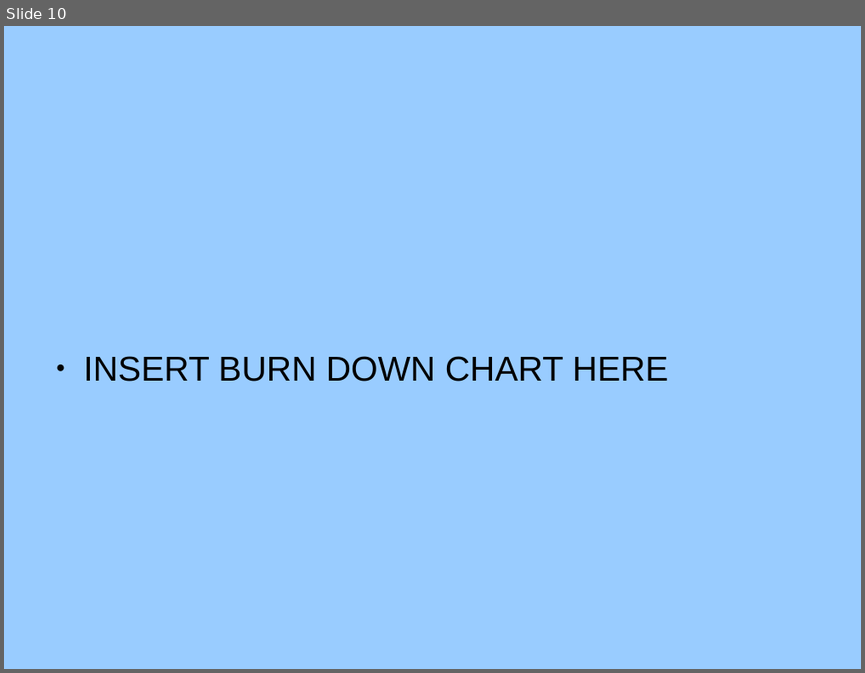
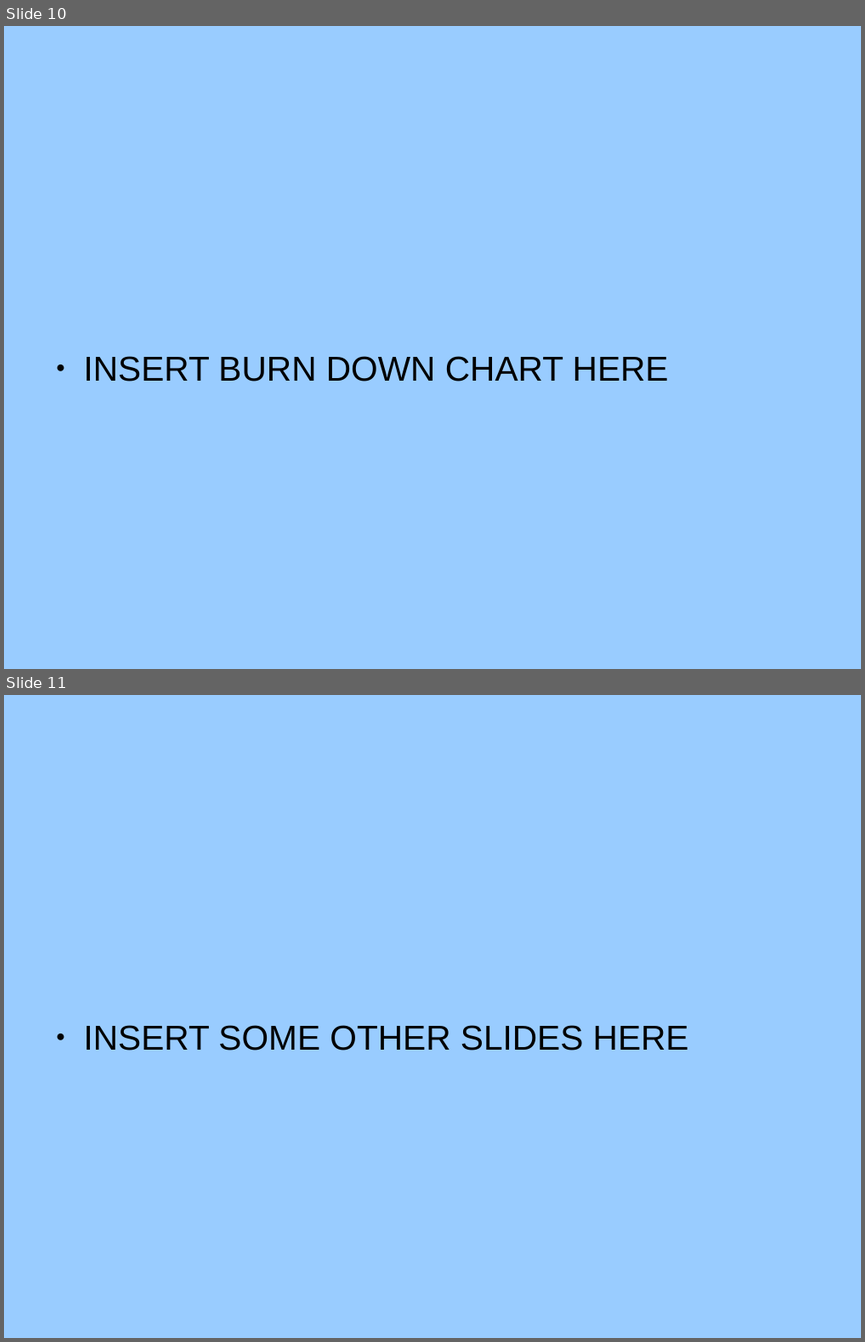
Before and after one commit to rednanor/GroupProject, a slide deck: Documentation/Group5presentation.odp. Shown one above the other, each under a label of ours: slide 10 before the commit, slides 10 and 11 after it. The pictures are 865x673 and 865x1342 pixels, drawn with LibreOffice and Linux fonts; fonts in the diff are those of the drawing; background and template pictures are left out. Boxes give left, top, right and bottom in pixels: in the first picture for what was removed or moved away, otherwise in the second. Text is boxed around its words. In the diff, an @@ line names an element or a change of style, - is before the commit and + after.

Commit message:
few extra slides

```diff
--- a/Documentation/Group5presentation.odp
+++ b/Documentation/Group5presentation.odp
@@ slide 11 added at box(4, 695, 861, 1338), background #99CCFF @@
@@ text added at box(84, 1025, 689, 1050), 32 pt, text #000000 @@
+● INSERT SOME OTHER SLIDES HERE
```
